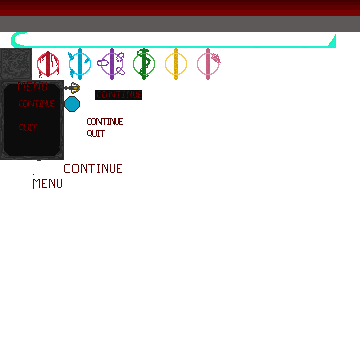
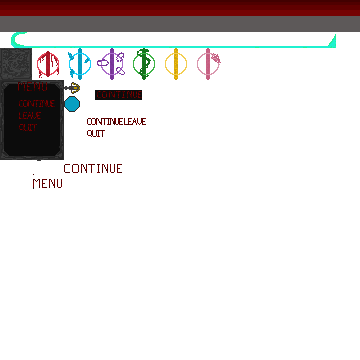
Layer changes from the first 360x360 image to the second:
painted on "Background" over 19, 112, 146, 125
